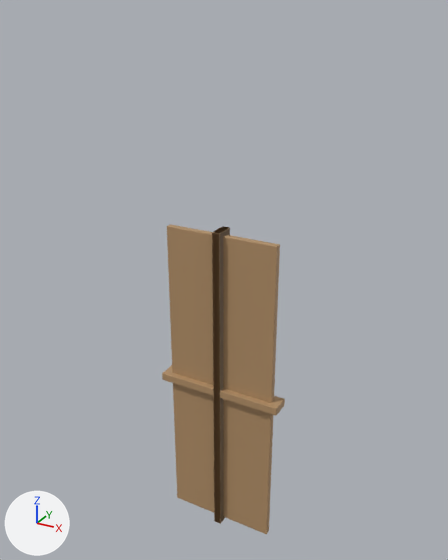
One commit to the glTF model public/models/authoring/door-single-flush-810.glb: the scene before it, then after it.
Before and after are seen from a 50 mm camera at (1.6, -2.88, 2.19) aimed at (-0.02, 0.08, 0.71). Lighting does not change. The marker at lower left points along +X, +Y and +Z. The first picture is the older version. Where no turn or scale is listed for an object, it has been applied to the vertices. Vertices at exactly the same position are counted once.

The first picture shows 'Head.001', 'JambR.001', 'Leaf.001'.
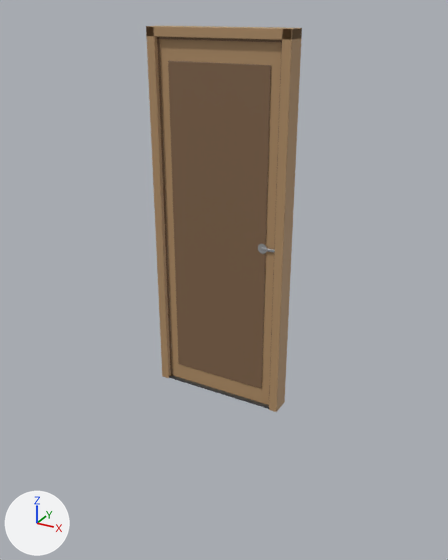
Location of each change, [x1, y1, x2, y2] in pixels of the pictures (448 x 560 px):
'Leaf.001', moved
    before: [167, 224, 280, 534]
    after: [160, 39, 281, 405]
'LeafPanel.001', moved (not visible before)
    after: [168, 60, 271, 389]
'JambR.001', moved
    before: [212, 226, 230, 524]
    after: [269, 28, 302, 412]
'JambL.001', moved (not visible before)
    after: [146, 26, 171, 378]
'Head.001', moved
    before: [162, 365, 285, 415]
    after: [146, 26, 302, 40]
'StopL.001', moved (not visible before)
    after: [157, 37, 173, 375]
'StopH.001', moved (not visible before)
    after: [157, 37, 282, 42]
'StopR.001', moved (not visible before)
    after: [269, 41, 282, 396]

The change, as a diff of the scene's bpy script:
```diff
--- a/public/models/authoring/door-single-flush-810.glb.py
+++ b/public/models/authoring/door-single-flush-810.glb.py
@@ me_head_010 @@
 # used by ob_head_001; location = (0.0, 0.0, 0.0)
-me_head_010.from_pydata(...)  # 56 vertices, 108 faces; spans x -0.405..0.405, y -0.06..0.06, z -0.025..0.025
+me_head_010.from_pydata(...)  # 56 vertices, 108 faces; spans x -0.405..0.405, y -0.06..0.06, z 2.05..2.1
+# me_head_010 part 1: the whole mesh is moved by (0.0, 0.0, 2.075)
 me_head_010.materials.append(mat_a_wood)
@@ me_jambl_010 @@
 # used by ob_jambl_001; location = (0.0, 0.0, 0.0)
-me_jambl_010.from_pydata(...)  # 56 vertices, 108 faces; spans x -0.03..0.03, y -0.06..0.06, z -1.05..1.05
+me_jambl_010.from_pydata(...)  # 56 vertices, 108 faces; spans x -0.41..-0.35, y -0.06..0.06, z 0.0..2.1
+# me_jambl_010 part 2: the whole mesh is moved by (-0.38, 0.0, 1.05)
 me_jambl_010.materials.append(mat_a_wood)
@@ me_jambr_010 @@
 # used by ob_jambr_001; location = (0.0, 0.0, 0.0)
-me_jambr_010.from_pydata(...)  # 56 vertices, 108 faces; spans x -0.03..0.03, y -0.06..0.06, z -1.05..1.05
+me_jambr_010.from_pydata(...)  # 56 vertices, 108 faces; spans x 0.35..0.41, y -0.06..0.06, z 0.0..2.1
+# me_jambr_010 part 3: the whole mesh is moved by (0.38, 0.0, 1.05)
 me_jambr_010.materials.append(mat_a_wood)
@@ me_leaf_004 @@
 # used by ob_leaf_001; location = (0.0, 0.0, 0.0)
-me_leaf_004.from_pydata(...)  # 56 vertices, 108 faces; spans x -0.35..0.35, y -0.02..0.02, z -1.02..1.02
+me_leaf_004.from_pydata(...)  # 56 vertices, 108 faces; spans x -0.35..0.35, y -0.03..0.01, z 0.0..2.05
+# me_leaf_004 part 4: the whole mesh is moved by (0.0, -0.01, 1.02)
 me_leaf_004.materials.append(mat_a_wood)
@@ me_leafpanel_004 @@
 # used by ob_leafpanel_001; location = (0.0, 0.0, 0.0)
-me_leafpanel_004.from_pydata(...)  # 56 vertices, 108 faces; spans x -0.29..0.29, y 0.0, z -0.91..0.91
+me_leafpanel_004.from_pydata(...)  # 56 vertices, 108 faces; spans x -0.29..0.29, y -0.04..-0.03, z 0.11..1.94
+# me_leafpanel_004 part 5: the whole mesh is moved by (0.0, -0.03, 1.03)
 me_leafpanel_004.materials.append(mat_a_wooddark)
@@ me_stoph_004 @@
 # used by ob_stoph_001; location = (0.0, 0.0, 0.0)
-me_stoph_004.from_pydata(...)  # 8 vertices, 12 faces; spans x -0.355..0.355, y -0.015..0.015, z -0.006..0.006
+me_stoph_004.from_pydata(...)  # 8 vertices, 12 faces; spans x -0.355..0.355, y -0.035..-0.005, z 2.038..2.05
+# me_stoph_004 part 6: the whole mesh is moved by (0.0, -0.02, 2.044)
 me_stoph_004.materials.append(mat_a_wooddark)
@@ me_stopl_004 @@
 # used by ob_stopl_001; location = (0.0, 0.0, 0.0)
-me_stopl_004.from_pydata(...)  # 8 vertices, 12 faces; spans x -0.01..0.01, y -0.01..0.01, z -1.02..1.02
+me_stopl_004.from_pydata(...)  # 8 vertices, 12 faces; spans x -0.36..-0.34, y -0.04..0.0, z 0.0..2.05
+# me_stopl_004 part 7: the whole mesh is moved by (-0.35, -0.02, 1.02)
 me_stopl_004.materials.append(mat_a_wooddark)
@@ me_stopr_004 @@
 # used by ob_stopr_001; location = (0.0, 0.0, 0.0)
-me_stopr_004.from_pydata(...)  # 8 vertices, 12 faces; spans x -0.01..0.01, y -0.01..0.01, z -1.02..1.02
+me_stopr_004.from_pydata(...)  # 8 vertices, 12 faces; spans x 0.34..0.36, y -0.04..0.0, z 0.0..2.05
+# me_stopr_004 part 8: the whole mesh is moved by (0.35, -0.02, 1.02)
 me_stopr_004.materials.append(mat_a_wooddark)
```
